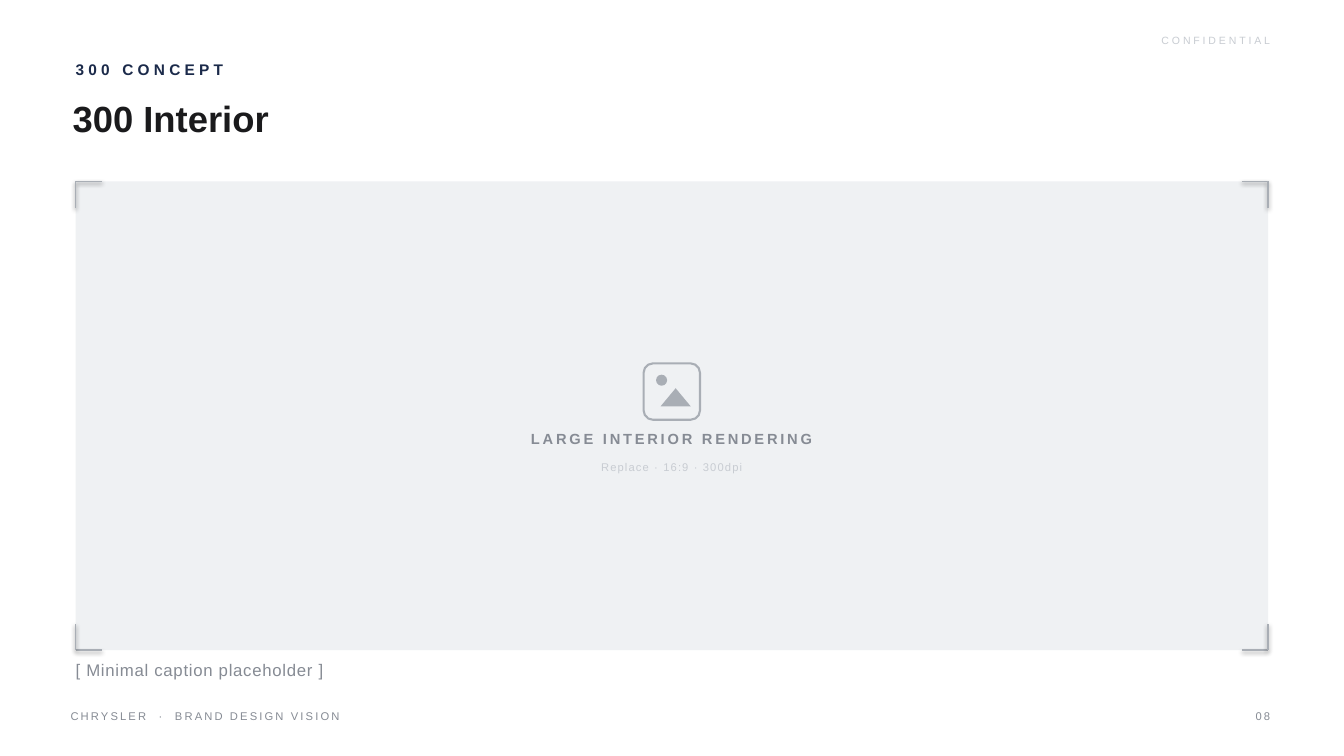
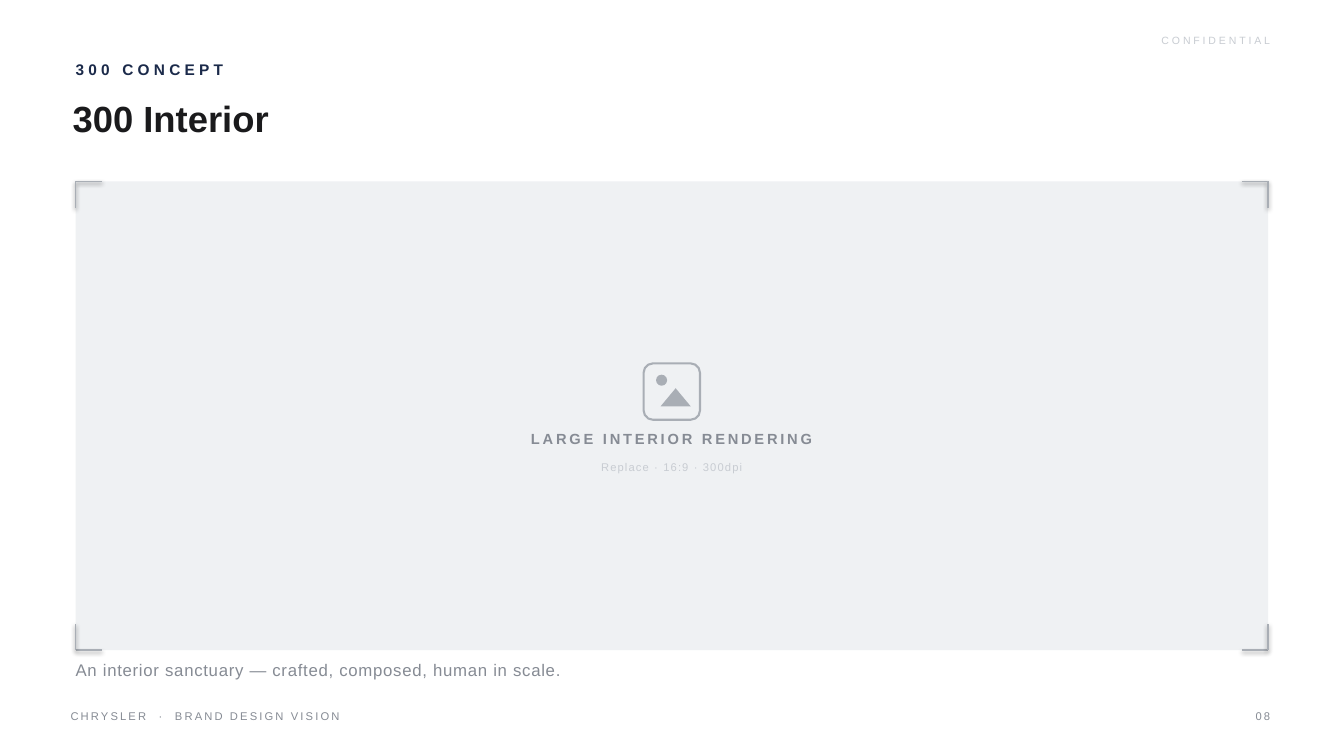
Before and after one commit to LG-Succe55/CLAUDE, a slide deck: slide 8 of Chrysler_Brand_Design_Vision.pptx. Drawn at 1344x756 pixels with LibreOffice and Linux fonts; fonts in the diff are those of the drawing. Boxes give left, top, right and bottom in pixels: in the first picture for what was removed or moved away, otherwise in the second. Text is boxed around its words. In the diff, an @@ line names an element or a change of style, - is before the commit and + after.

```diff
--- a/Chrysler_Brand_Design_Vision.pptx
+++ b/Chrysler_Brand_Design_Vision.pptx
@@ text at bbox=[76, 664, 560, 680]: text changed @@
-[ Minimal caption placeholder ]
+An interior sanctuary — crafted, composed, human in scale.
```
Also in this commit, not shown: 13 other slides changed, 1 other file.
